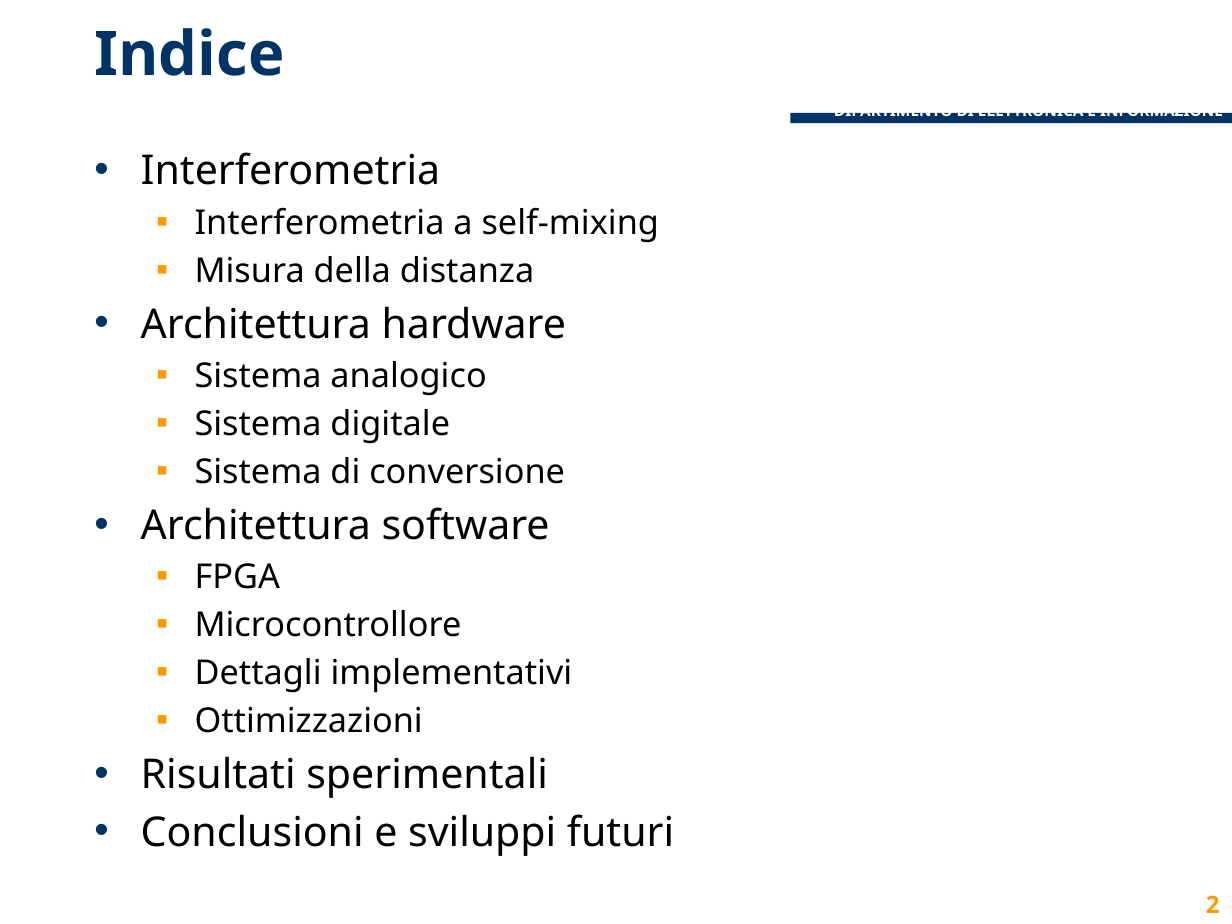
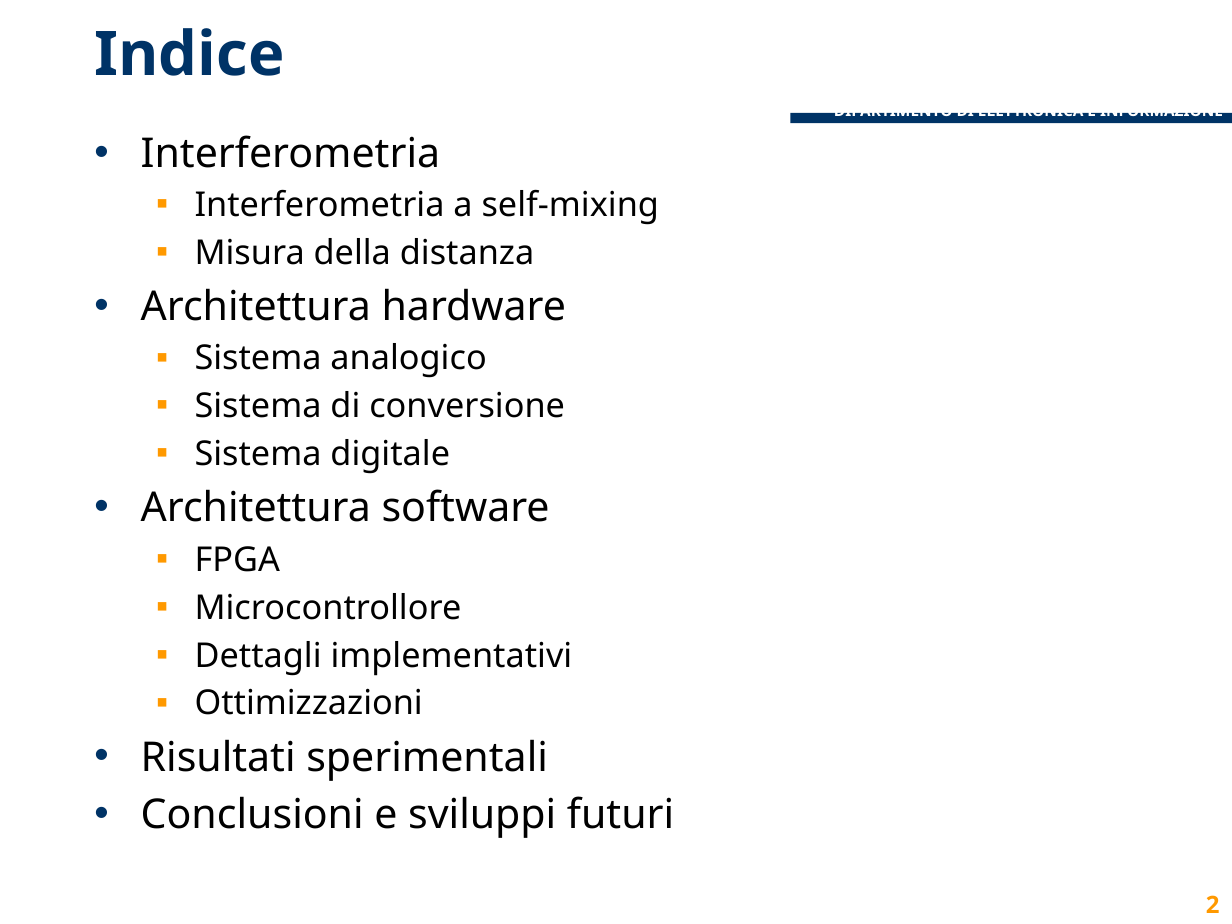
Before and after one commit to lcavagnispolimi/thesis_latex, a slide deck: slide 2 of presentazione_discussione.pptx. Drawn at 1232x924 pixels with LibreOffice and Linux fonts; fonts in the diff are those of the drawing; background and template pictures are left out. Boxes give left, top, right and bottom in pixels: in the first picture for what was removed or moved away, otherwise in the second. Text is boxed around its words. In the diff, an @@ line names an element or a change of style, - is before the commit and + after.

```diff
--- a/presentazione_discussione.pptx
+++ b/presentazione_discussione.pptx
@@ text "Interferometria": place and size @@
-text "Interferometria" at (141, 152, 674, 856)
+text "Interferometria" at (141, 135, 674, 838)
@@ text at (195, 391, 565, 418): paragraph added @@
+  ▪ Sistema di conversione
@@ text at (195, 457, 565, 484): paragraph removed @@
-  ▪ Sistema di conversione
```
Also in this commit, not shown: 19 other slides changed.
